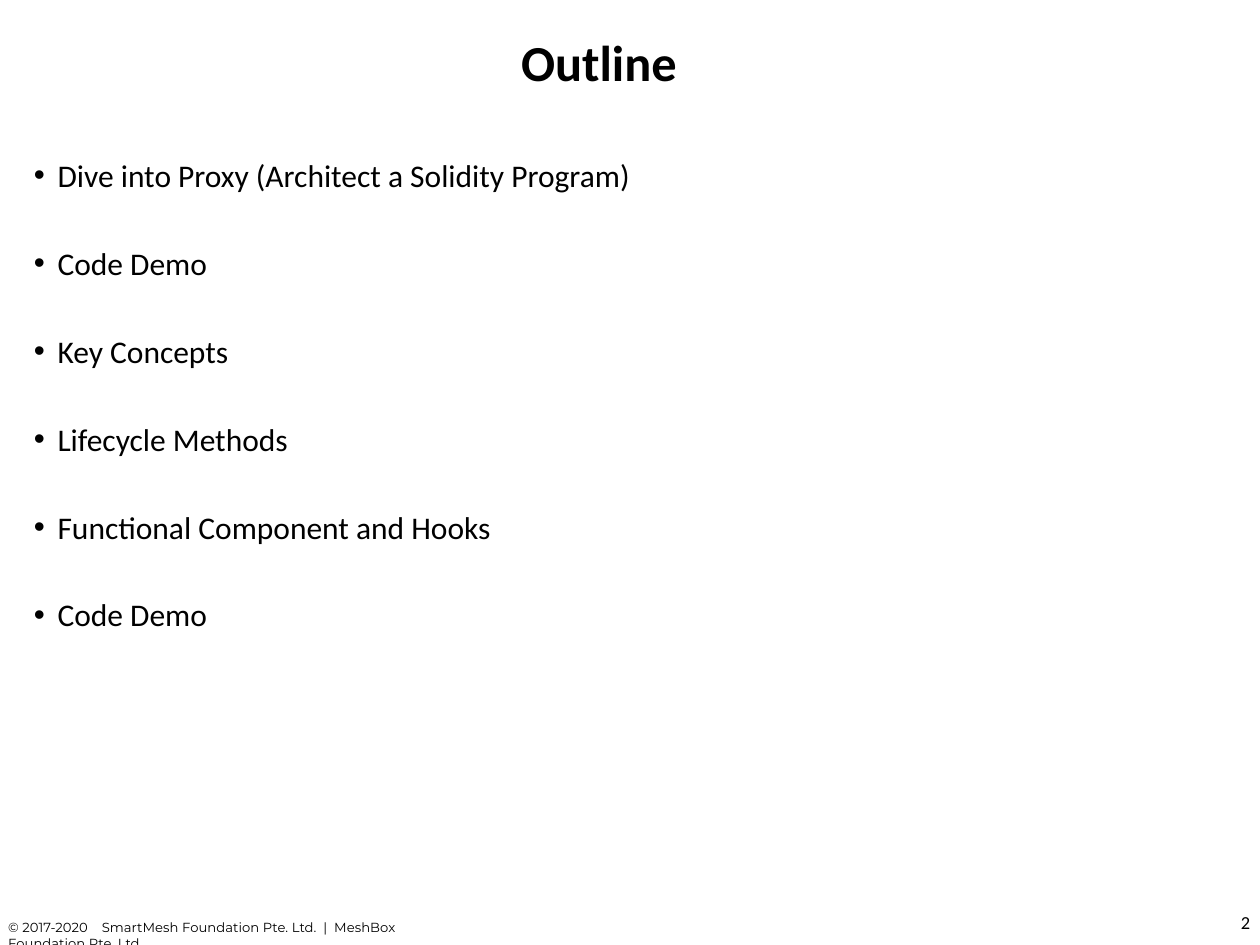
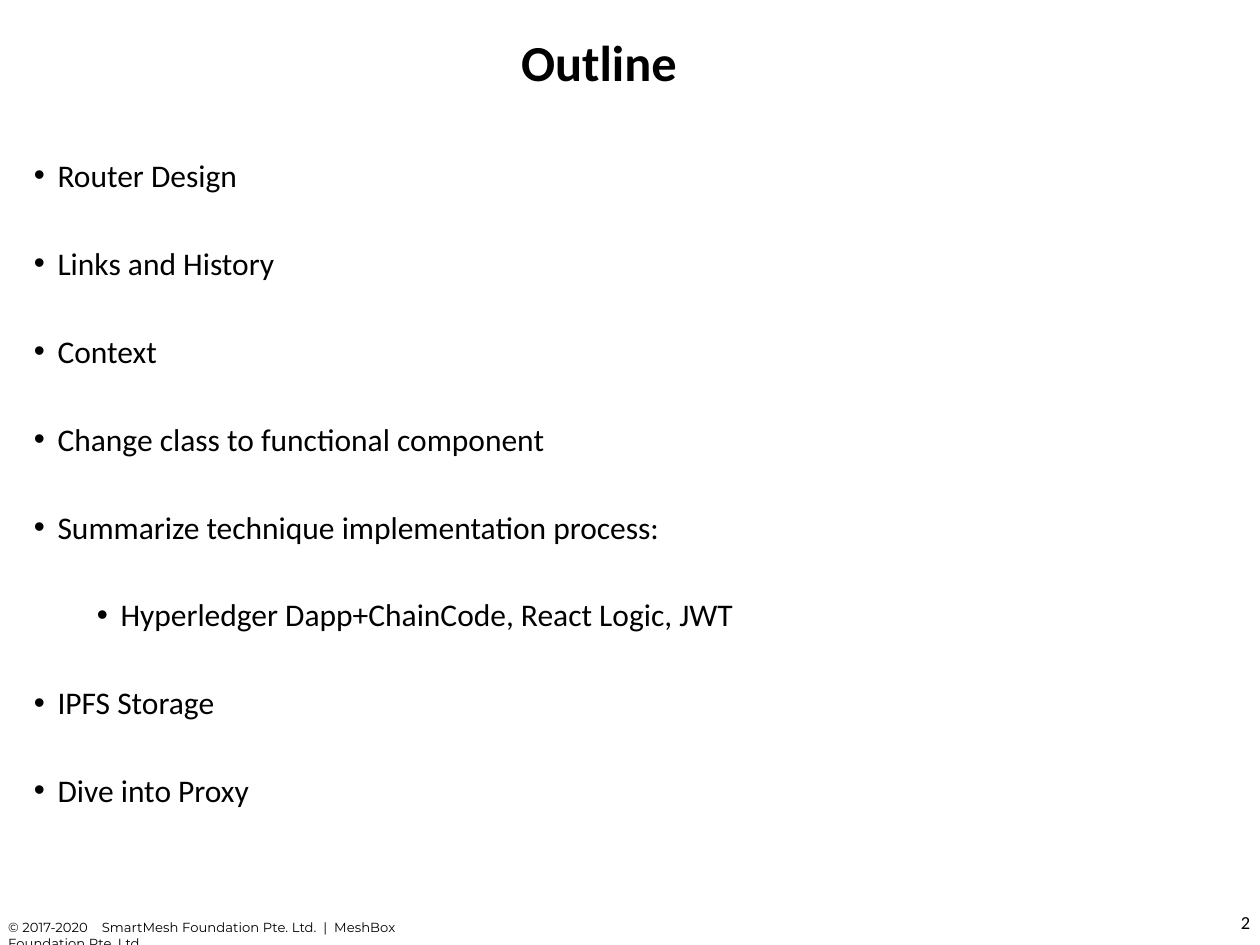
Before and after one commit to chuacw/SGUS-Slides, a slide deck: slide 2 of BCI - Day13 - Reactjs 2 Web3.pptx. Drawn at 1260x945 pixels with LibreOffice and Linux fonts; fonts in the diff are those of the drawing. Boxes give left, top, right and bottom in pixels: in the first picture for what was removed or moved away, otherwise in the second. Text is boxed around its words. In the diff, an @@ line names an element or a change of style, - is before the commit and + after.

```diff
--- a/BCI - Day13 - Reactjs 2 Web3.pptx
+++ b/BCI - Day13 - Reactjs 2 Web3.pptx
@@ text at [58, 165, 732, 807]: text changed @@
-• Dive into Proxy (Architect a Solidity Program)
-• Code Demo
-• Key Concepts
-• Lifecycle Methods
-• Functional Component and Hooks
-• Code Demo
+• Router Design
+• Links and History
+• Context
+• Change class to functional component
+• Summarize technique implementation process:
+  • Hyperledger Dapp+ChainCode, React Logic, JWT
+• IPFS Storage
+• Dive into Proxy
```
Also in this commit, not shown: 10 slides added, 2 other files.
